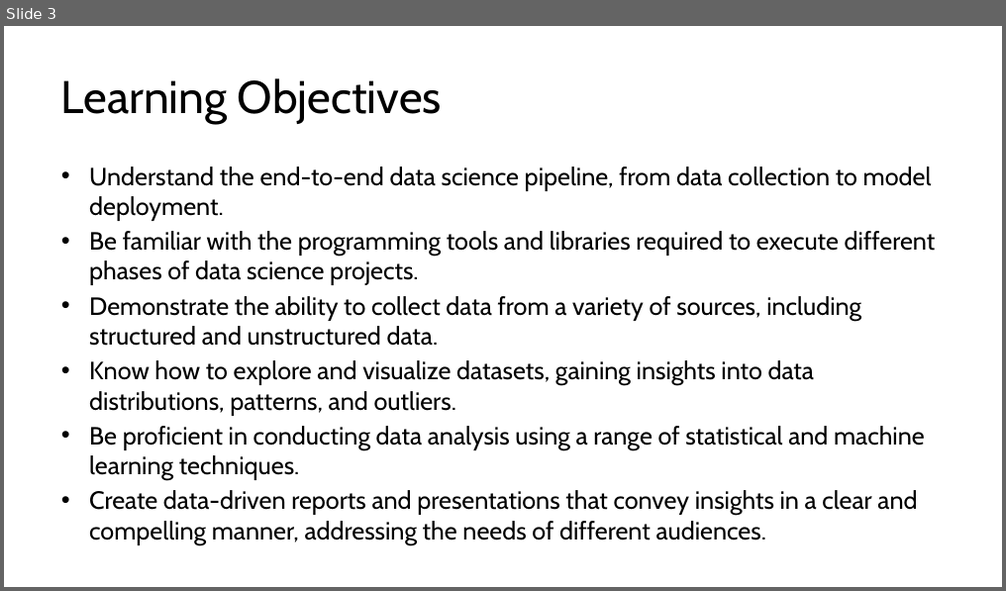
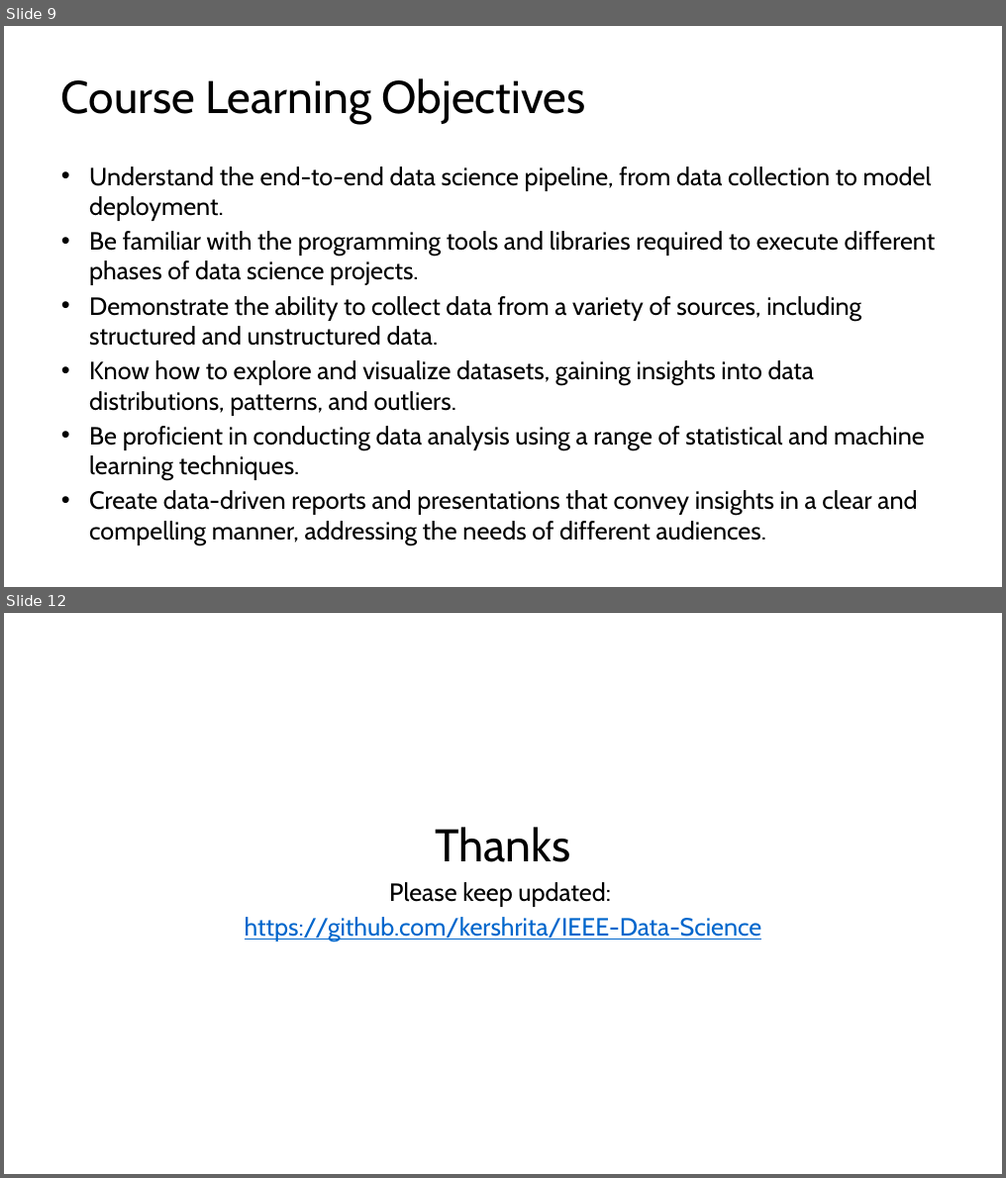
Before and after one commit to kershrita/Data-Science-Roadmap, a slide deck: slides/Session 01 - Introduction to Data Science.pptx. Shown one above the other, each under a label of ours: slide 3 before the commit, slides 9 and 12 after it; the slides between them are not shown. The pictures are 1006x591 and 1006x1178 pixels, drawn with LibreOffice and Linux fonts; fonts in the diff are those of the drawing. Boxes give left, top, right and bottom in pixels: in the first picture for what was removed or moved away, otherwise in the second. Text is boxed around its words. In the diff, an @@ line names an element or a change of style, - is before the commit and + after.

```diff
--- a/slides/Session 01 - Introduction to Data Science.pptx
+++ b/slides/Session 01 - Introduction to Data Science.pptx
@@ slide 12 added at (4, 613, 1002, 1174), background #FFFFFF @@
@@ title added at (435, 827, 570, 862), 44 pt, text #000000 @@
+Thanks
@@ text added at (245, 882, 762, 943), 24 pt, text #0066CC, underline @@
+Please keep updated:
+https://github.com/kershrita/IEEE-Data-Science
@@ what was slide 3 is now slide 9 @@
@@ slide 9 changed as well @@
@@ title at (61, 78, 585, 124): text changed @@
-Learning Objectives
+Course Learning Objectives
```
Also in this commit, not shown: 3 other slides changed, 7 other slides added, 1 other file.
